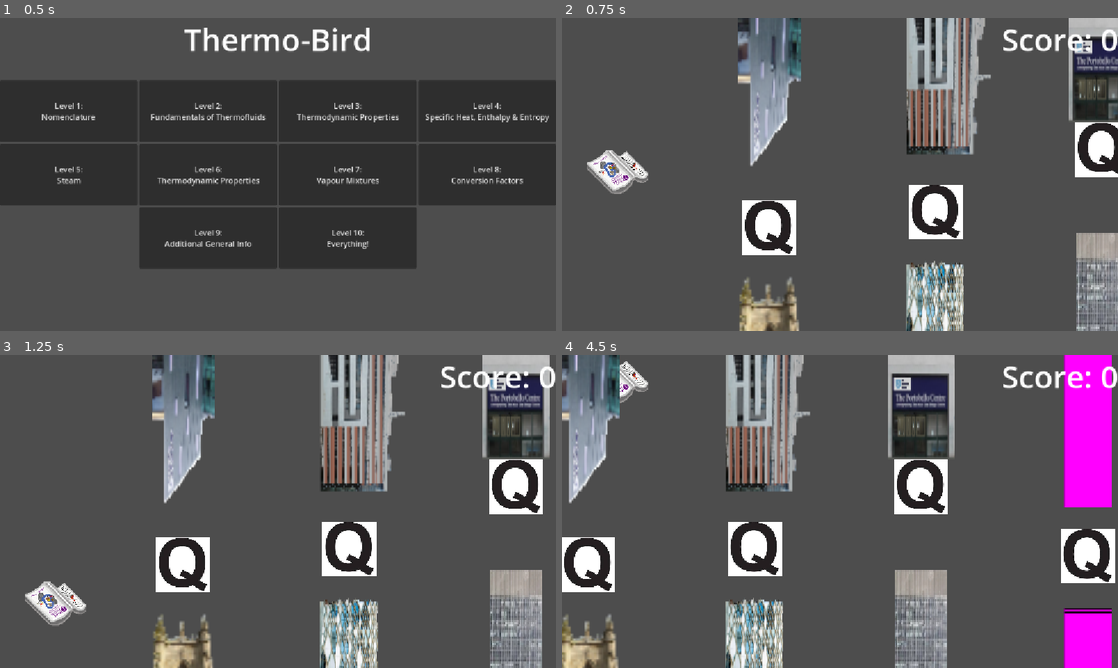
Above: before the commit, frames 1-4 (two rows, left to right).
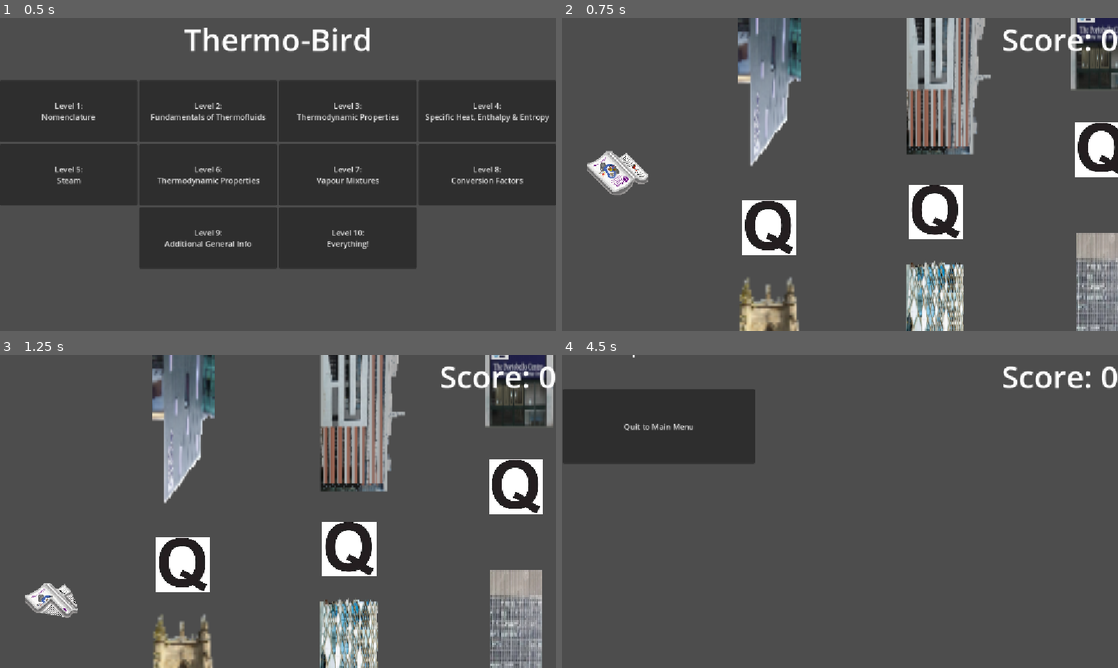
Above: after the commit, the same moments.

Repository: UnethicalBear/MAC126_Assignment
Game: Godot game, scene res://Scenes/main_menu.tscn
Same seed, same stepped clock (60 frames per second), same inputs: the game is played once before the commit and once after it.
Inputs:
- Up to frame 1 (0.5 s): no input
- Up to frame 2 (0.75 s): click "Level 2: Fundamentals of Ther…" at 0.5 s
- Up to frame 3 (1.25 s): no input
- Up to frame 4 (4.5 s): hold Space (JUMP) 1.28-2.03 s; tap Space (JUMP) at 2.1, 2.27, 2.57, 3.6, 3.77, 4.07 s; hold Space (JUMP) 2.78-3.53 s; hold Space (JUMP) from 4.28 s (still down)

Frame 1 is identical in both runs. In frame 2, 2.8% of the frame differs, in the area x 4-100%, y 0-57%; in frame 3, 3.7%; in frame 4, 35%, in the area x 0-100%, y 0-100%.
Error before the commit: Cannot call method 'show' on a null value. (res://Scripts/PlayerMovement.gd:40)

Commit message:
Update animation and optimise player

Diff:
--- a/Scenes/main.tscn
+++ b/Scenes/main.tscn
@@ -27,16 +27,10 @@
 animations = [{
 "frames": [{
 "duration": 1.0,
-"texture": ExtResource("3_wsu2k")
-}, {
-"duration": 1.0,
 "texture": ExtResource("4_h1bgf")
-}, {
-"duration": 1.0,
-"texture": ExtResource("5_b3802")
 }],
-"loop": false,
-"name": &"fly",
+"loop": true,
+"name": &"fall",
 "speed": 5.0
 }, {
 "frames": [{
@@ -46,8 +40,19 @@
 "duration": 1.0,
 "texture": ExtResource("5_b3802")
 }],
+"loop": true,
+"name": &"fly",
+"speed": 5.0
+}, {
+"frames": [{
+"duration": 1.0,
+"texture": ExtResource("3_wsu2k")
+}, {
+"duration": 1.0,
+"texture": ExtResource("3_wsu2k")
+}],
 "loop": false,
-"name": &"fly2",
+"name": &"idle",
 "speed": 5.0
 }]
 
@@ -79,16 +84,22 @@
 size = Vector2(160, 421.125)
 
 [sub_resource type="RectangleShape2D" id="RectangleShape2D_pdsj5"]
-size = Vector2(116, 484.5)
+size = Vector2(108, 492.25)
 
 [sub_resource type="RectangleShape2D" id="RectangleShape2D_ee4r6"]
 size = Vector2(136, 404)
 
+[sub_resource type="PlaceholderTexture2D" id="PlaceholderTexture2D_kry3j"]
+size = Vector2(100, 150)
+
 [sub_resource type="RectangleShape2D" id="RectangleShape2D_8gbba"]
 size = Vector2(79, 484.5)
 
-[sub_resource type="PlaceholderTexture2D" id="PlaceholderTexture2D_kry3j"]
-size = Vector2(100, 150)
+[sub_resource type="PlaceholderTexture2D" id="PlaceholderTexture2D_fevyy"]
+size = Vector2(100, 625)
+
+[sub_resource type="RectangleShape2D" id="RectangleShape2D_gt3je"]
+size = Vector2(100, 624)
 
 [node name="Main" type="Control"]
 layout_mode = 3
@@ -136,7 +147,7 @@
 text = "Quit to Main Menu"
 
 [node name="PlayerRB" type="RigidBody2D" parent="."]
-position = Vector2(115, 297)
+position = Vector2(115, 300)
 lock_rotation = true
 contact_monitor = true
 max_contacts_reported = 2
@@ -274,14 +285,14 @@
 texture = ExtResource("12_b3802")
 
 [node name="CollisionShape2D" type="CollisionShape2D" parent="Gates/Gate3/Gate_3A"]
-position = Vector2(-1, -148)
+position = Vector2(0, -148.125)
 shape = SubResource("RectangleShape2D_pdsj5")
 
 [node name="Gate_3B" type="StaticBody2D" parent="Gates/Gate3"]
 position = Vector2(0, 29)
 
 [node name="Portobello" type="Sprite2D" parent="Gates/Gate3/Gate_3B"]
-position = Vector2(0, 3.0517578e-05)
+position = Vector2(6, -63.999992)
 scale = Vector2(2.115, 3.83)
 texture = ExtResource("13_fevyy")
 
@@ -306,26 +317,25 @@
 [node name="Gate_4A" type="StaticBody2D" parent="Gates/Gate4"]
 position = Vector2(0, 862)
 
+[node name="Sprite2D" type="Sprite2D" parent="Gates/Gate4/Gate_4A"]
+position = Vector2(0, -148)
+scale = Vector2(1, 4.16)
+texture = SubResource("PlaceholderTexture2D_kry3j")
+
 [node name="CollisionShape2D" type="CollisionShape2D" parent="Gates/Gate4/Gate_4A"]
 position = Vector2(0, -148)
 shape = SubResource("RectangleShape2D_8gbba")
 
-[node name="Sprite2D" type="Sprite2D" parent="Gates/Gate4/Gate_4A"]
-position = Vector2(0, -147.99998)
-scale = Vector2(1, 4.16)
-texture = SubResource("PlaceholderTexture2D_kry3j")
-
 [node name="Gate_4B" type="StaticBody2D" parent="Gates/Gate4"]
 position = Vector2(0, 29)
 
+[node name="Sprite2D" type="Sprite2D" parent="Gates/Gate4/Gate_4B"]
+position = Vector2(0, -147.99998)
+texture = SubResource("PlaceholderTexture2D_fevyy")
+
 [node name="CollisionShape2D" type="CollisionShape2D" parent="Gates/Gate4/Gate_4B"]
 position = Vector2(0, -148)
-shape = SubResource("RectangleShape2D_8gbba")
-
-[node name="Sprite2D" type="Sprite2D" parent="Gates/Gate4/Gate_4B"]
-position = Vector2(0, -147.99998)
-scale = Vector2(1, 4.16)
-texture = SubResource("PlaceholderTexture2D_kry3j")
+shape = SubResource("RectangleShape2D_gt3je")
 
 [node name="Question" type="Area2D" parent="Gates/Gate4"]
 position = Vector2(0, 295)
--- a/Scripts/PlayerMovement.gd
+++ b/Scripts/PlayerMovement.gd
@@ -1,6 +1,6 @@
 extends RigidBody2D
 
-@onready var LoseScreen: VBoxContainer = $"../LoseScreen"
+@onready var EndScreen: VBoxContainer = $"../EndScreen"
 @onready var AnimatedSprite: AnimatedSprite2D = $AnimatedSprite2D
 @onready var GateHandler: Node2D = $"../Gates"
 @onready var QWindow: Window = $"../QWindow"
@@ -8,20 +8,10 @@
 @export var FORCE_SCALE: float = 600
 var SCREEN_SIZE: Vector2
 
-var AnimationReversed: bool = false
+var fallTime: float = 0
+const idleFallLimit: float = 0.35
 
-func _input(event: InputEvent) -> void:
-	if event.is_action_pressed("JUMP"):
-		linear_velocity.y = -FORCE_SCALE
-		AnimatedSprite.play("fly")
-		AnimationReversed=false
-
-func reverseAnimation():
-	if AnimationReversed:
-		# just stop here
-		return
-	AnimationReversed=true
-	AnimatedSprite.play("fly",1, true)
+#region GODOT INHERITED
 
 func _ready() -> void:
 	SCREEN_SIZE = DisplayServer.screen_get_size()
@@ -29,28 +19,53 @@
 
 	$Area2D.area_entered.connect(QuestionPopup)
 
-	AnimatedSprite.animation_finished.connect(reverseAnimation)
+	AnimatedSprite.play("fly")
+
+func _input(event: InputEvent) -> void:
+	if event.is_action_pressed("JUMP"):
+		linear_velocity.y = - FORCE_SCALE
+
+		if AnimatedSprite.animation != "fly":
+			AnimatedSprite.play("fly")
+
+
+func _physics_process(delta: float) -> void:
+	if linear_velocity.y > 0:
+		fallTime += delta
+	else:
+		fallTime = 0.0
+
+	if fallTime >= idleFallLimit:
+		AnimatedSprite.play("fall")
+
+#endregion
+
+#region GAME LOGIC
 
 func _collide(_discard: Variant) -> void:
-	print(_discard)
+	$"../Dead".play()
 	set_deferred("freeze", true)
-	sleeping=true
+	sleeping = true
 	gravity_scale = 0
 	global_position.y = SCREEN_SIZE.y * 0.1
-	LoseScreen.show()
+	EndScreen.show()
 	hide()
+	$Area2D.set_deferred("monitorable", false)
+	$Area2D.monitoring = false
 	GateHandler.sleep()
 
 func wakeup() -> void:
 	set_deferred("freeze", false)
-	sleeping=true
+	sleeping = true
 	show()
 	GateHandler.wake()
 	gravity_scale = 1
 
-func QuestionPopup(area:Area2D) -> void:
+func QuestionPopup(area: Area2D) -> void:
 	area.hide()
 	area.get_parent().get_parent().pushLeft()
 	QWindow.SetQuestion(QuestionLoader.GetQuestion(Globals.LEVEL_CATEGORY))
 	$"..".hide()
-	get_tree().paused=true
+	get_tree().paused = true
+
+#endregion
--- a/Scripts/QWindow.gd
+++ b/Scripts/QWindow.gd
@@ -49,12 +49,10 @@
 		hide()
 		$"..".show()
 		$"../CorrectAnswer".play()
+		$"../Score".incrementScore()
 		get_tree().paused=false
 	else:
 		hide()
 		$"..".show()
-		$"../LoseScreen".show()
-		$"../PlayerRB".hide()
-		$"../Gates".hide()
-		$"../Dead".play()
+		$"../PlayerRB"._collide(0)
 		get_tree().paused=false
Not shown: 1 places in Scenes/main.tscn that only renumber resources
